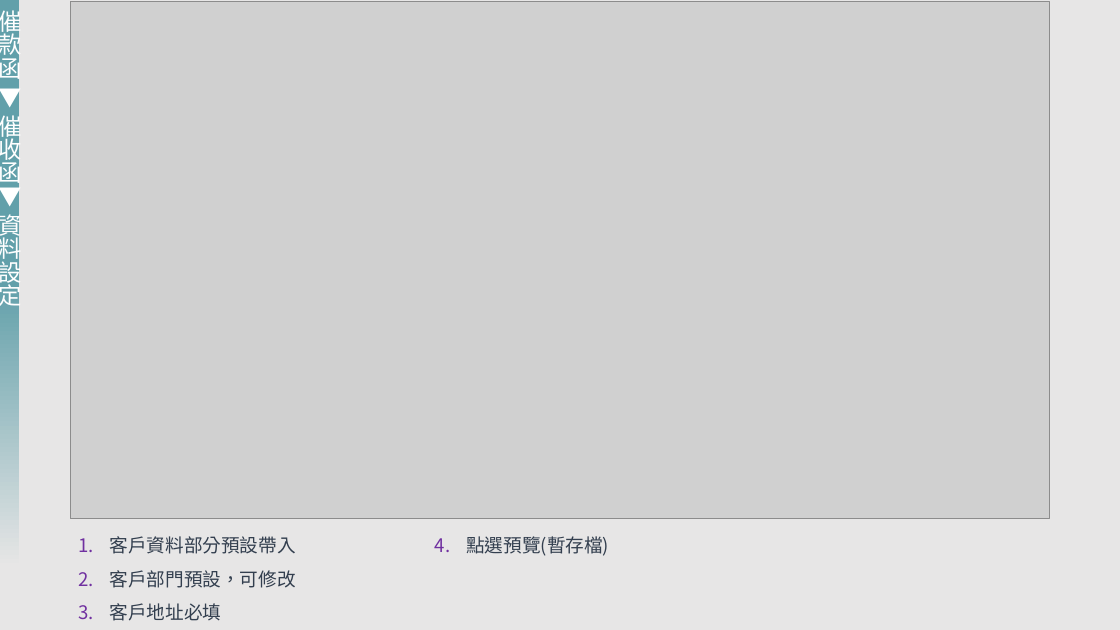
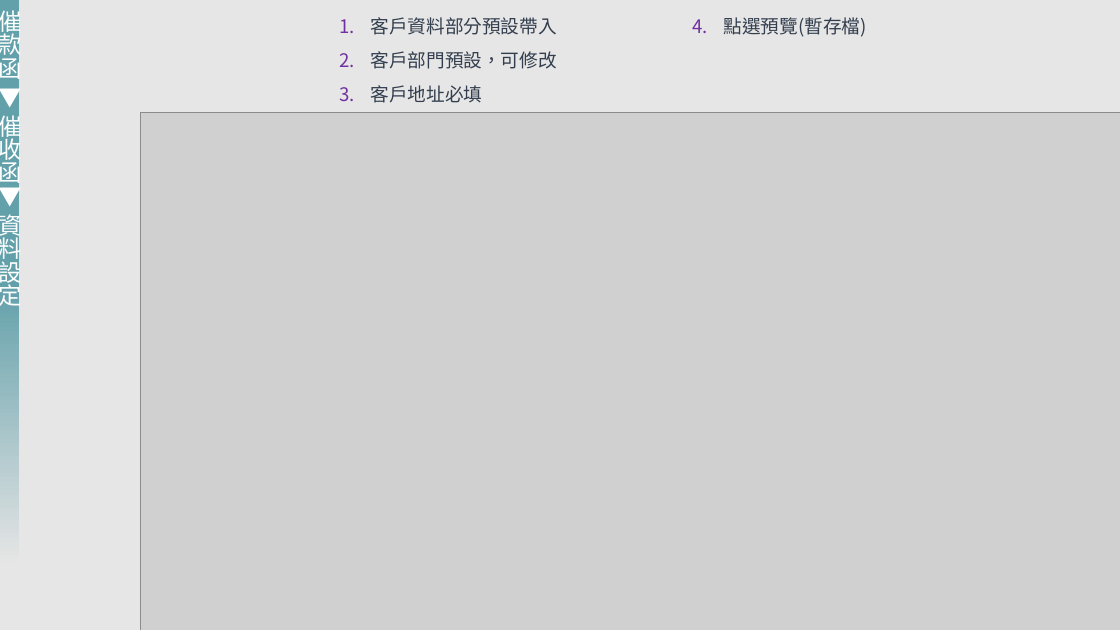
Before and after one commit to dpi627/SGS.LEGAL.DLS, a slide deck: slide 18 of Doc/系統文件/SD/UserManual/UserManual.pptx. Drawn at 1120x630 pixels with LibreOffice and Linux fonts; fonts in the diff are those of the drawing; grey boxes stand for pictures. Boxes give left, top, right and bottom in pixels: in the first picture for what was removed or moved away, otherwise in the second. Text is boxed around its words. In the diff, an @@ line names an element or a change of style, - is before the commit and + after.

```diff
--- a/Doc/系統文件/SD/UserManual/UserManual.pptx
+++ b/Doc/系統文件/SD/UserManual/UserManual.pptx
@@ text "客戶資料部分預設帶入": place and size @@
-text "客戶資料部分預設帶入" at [110,536,296,621]
+text "客戶資料部分預設帶入" at [371,17,557,103]
@@ text "點選預覽(暫存檔)": place and size @@
-text "點選預覽(暫存檔)" at [466,536,609,556]
+text "點選預覽(暫存檔)" at [724,17,867,37]
@@ picture: place and size @@
-picture at [70,2,1049,519]
+picture at [141,113,1120,630]
```
Also in this commit, not shown: 15 other slides changed, 1 other file.
